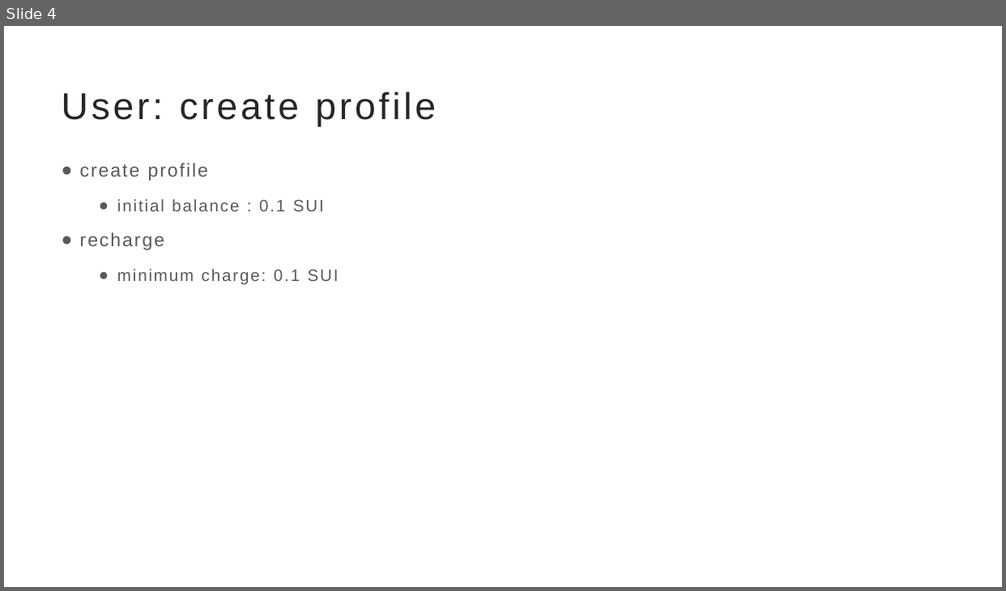
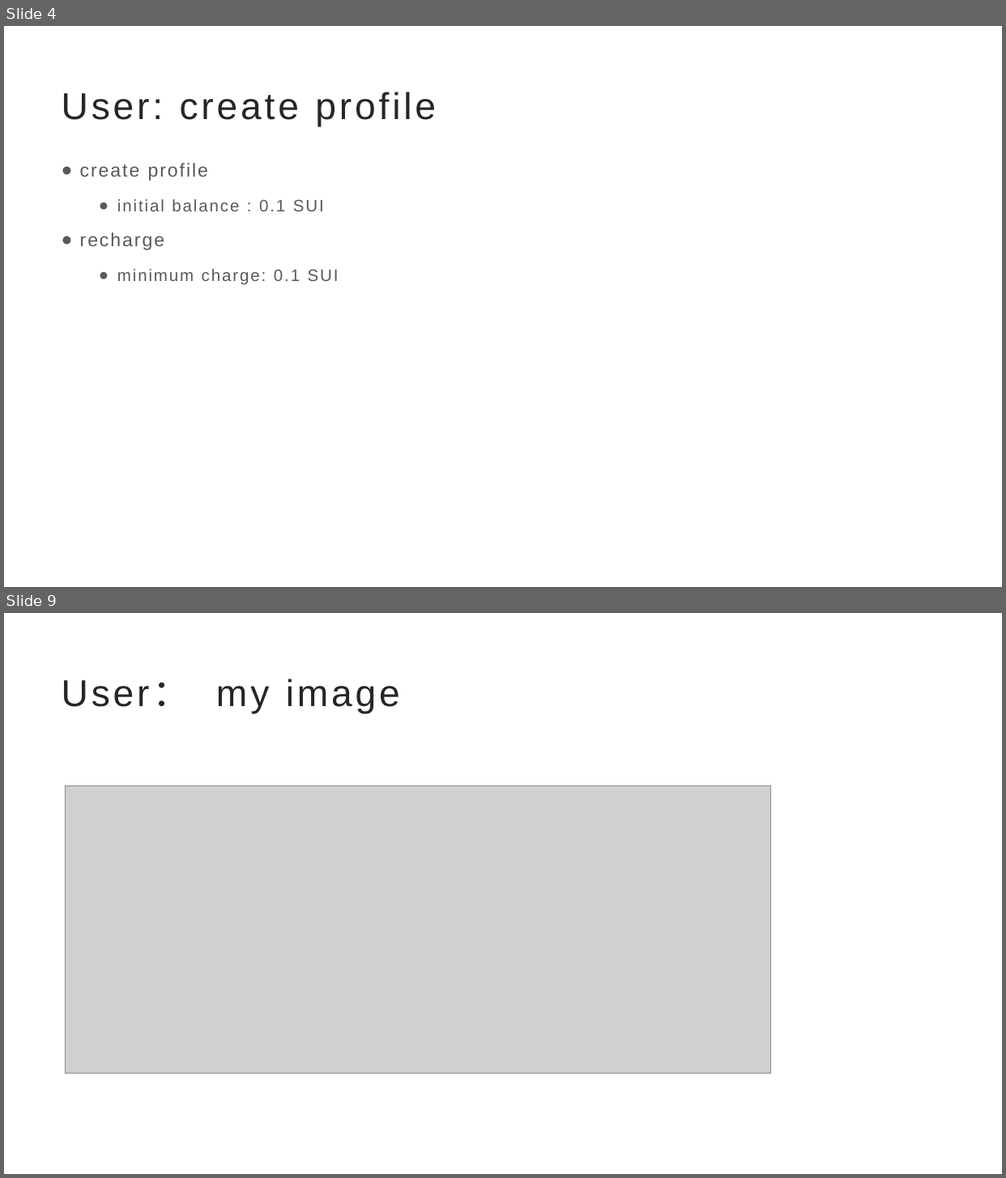
Before and after one commit to nextuser/tusky-image, a slide deck: doc/TuskyImage.pptx. Shown one above the other, each under a label of ours: slide 4 before the commit, slides 4 and 9 after it; the slides between them are not shown. The pictures are 1006x591 and 1006x1178 pixels, drawn with LibreOffice and Linux fonts; fonts in the diff are those of the drawing; grey boxes stand for pictures. Boxes give left, top, right and bottom in pixels: in the first picture for what was removed or moved away, otherwise in the second. Text is boxed around its words. In the diff, an @@ line names an element or a change of style, - is before the commit and + after.

```diff
--- a/doc/TuskyImage.pptx
+++ b/doc/TuskyImage.pptx
@@ slide 9 added at box(4, 613, 1002, 1174), background #FFFFFF @@
@@ title added at box(62, 679, 400, 714), 36 pt, text #262626 @@
+User： my image
@@ picture added at box(66, 786, 771, 1073) @@
```
Also in this commit, not shown: 3 slides changed, 4 other slides added.
